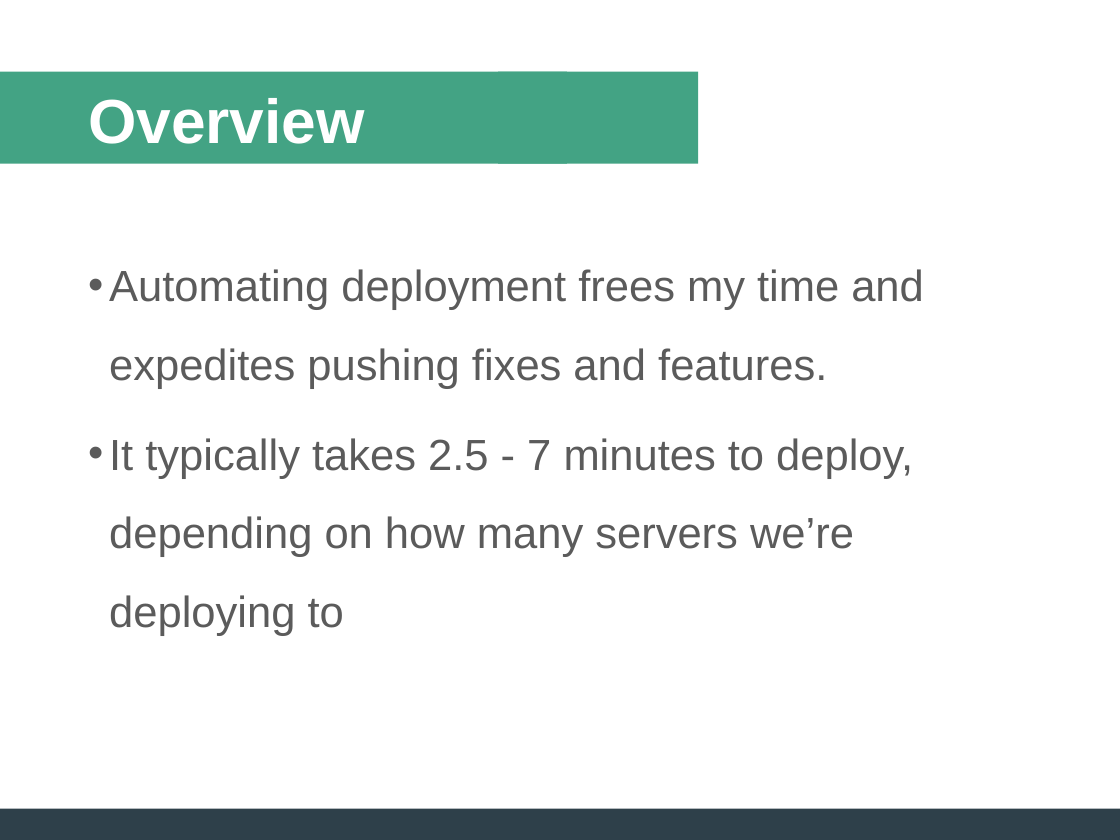
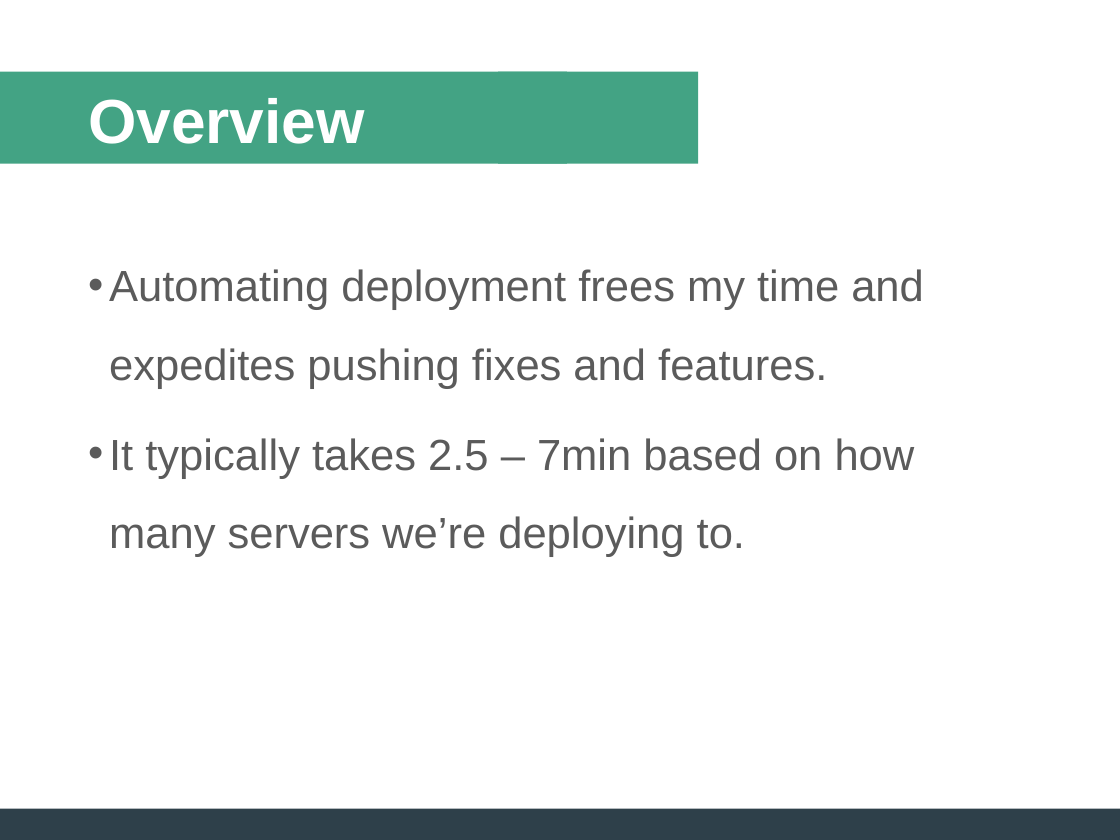
Before and after one commit to ZachWatkins/Presentation-Building-Deploying-Maintaining-WordPress-Sites, a slide deck: slide 12 of WordPress-Presentation.pptx (slide 10 before the commit). Drawn at 1120x840 pixels with LibreOffice and Linux fonts; fonts in the diff are those of the drawing. Boxes give left, top, right and bottom in pixels: in the first picture for what was removed or moved away, otherwise in the second. Text is boxed around its words. In the diff, an @@ line names an element or a change of style, - is before the commit and + after.

```diff
--- a/WordPress-Presentation.pptx
+++ b/WordPress-Presentation.pptx
@@ text at [109, 438, 915, 557]: text changed @@
-• It typically takes 2.5 - 7 minutes to deploy, depending on how many servers we’re deploying to
+• It typically takes 2.5 – 7min based on how many servers we’re deploying to.
```
Also in this commit, not shown: 13 other slides changed, 4 slides added.
